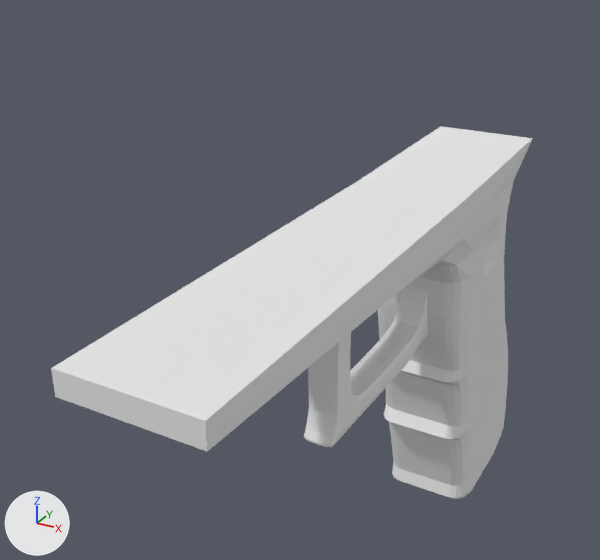
The Blender file glock17-smoothed-trigger.blend, before and after one commit.
The view is the same before and after, from a camera (50 mm lens) standing at (2.84, -9.34, 6.96) and looking at (-0.86, -2.78, 3.5). The lights are fixed; the arrows at lower left show +X, +Y and +Z.

Names of what the first picture shows: 'handle', 'trigger guard'.
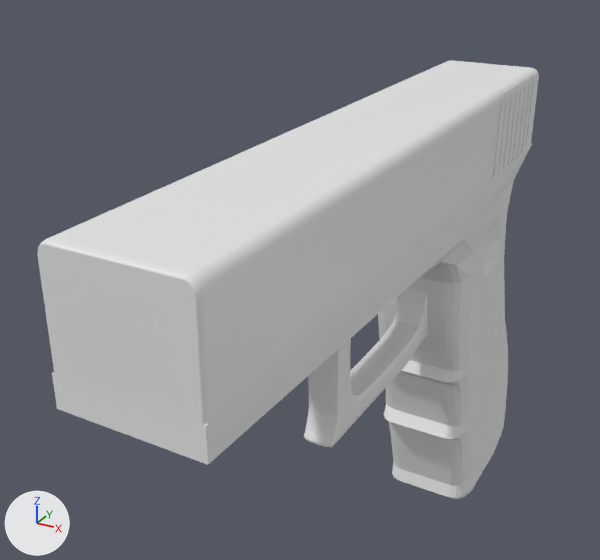
Commit message: grill on side of weapon

Boxes (x1, y1, x2, y2) around the edits, measured in the pictures (600 x 560 px; the box of a moved part takes in the faces that stretch with it):
'barrel', added
    after: (37, 60, 539, 425)
'handle', reshaped
    before: (51, 126, 533, 499)
    after: (52, 144, 532, 499)
'grill', added
    after: (493, 81, 533, 176)
part 1 of me_cube, moved or reshaped
    before: (360, 126, 533, 258)
    after: (458, 144, 532, 258)
part 2 of me_cube, moved or reshaped
    before: (51, 180, 467, 451)
    after: (52, 201, 467, 465)

The edits, one by one:
me_cube is used by ob_handle; location (0.0, 0.0, 2.0); scale (0.56, 1.0, 2.0).
me_cube had 497 vertices, 439 faces and spanned x -1.0..1.0, y -6.33..0.81, z -1.0..1.22.
me_cube now has 497 vertices, 439 faces and spans x -1.0..1.0, y -6.33..0.81, z -1.0..1.19.
me_cube part 1: all 2 vertices in x -1.0..1.0, y 0.14, z 1.22 are moved by (0.0, 0.0, -0.03).
me_cube part 2: all 2 vertices in x -1.0..1.0, y -6.33, z 1.21 are moved by (0.0, 0.0, -0.02).
Mesh me_cube_001 is new.
It has 222 vertices, 185 faces and spans x -1.0..1.0, y -1.0..1.0, z -1.0..1.03.
Mesh me_cube_005 is new.
It has 672 vertices, 350 faces and spans x -1.0..1.0, y -26.4..1.0, z -1.0..0.8.
Object 'barrel' (ob_barrel) is new; it shows me_cube_001.
Its location is (0.0, -3.1, 4.81).
Its scale is (0.56, 3.23, 0.425).
Object 'grill' (ob_grill) is new; it shows me_cube_005.
Its location is (0.0, -0.21, 4.8).
Its scale is (0.56, 0.0406, 0.425).
